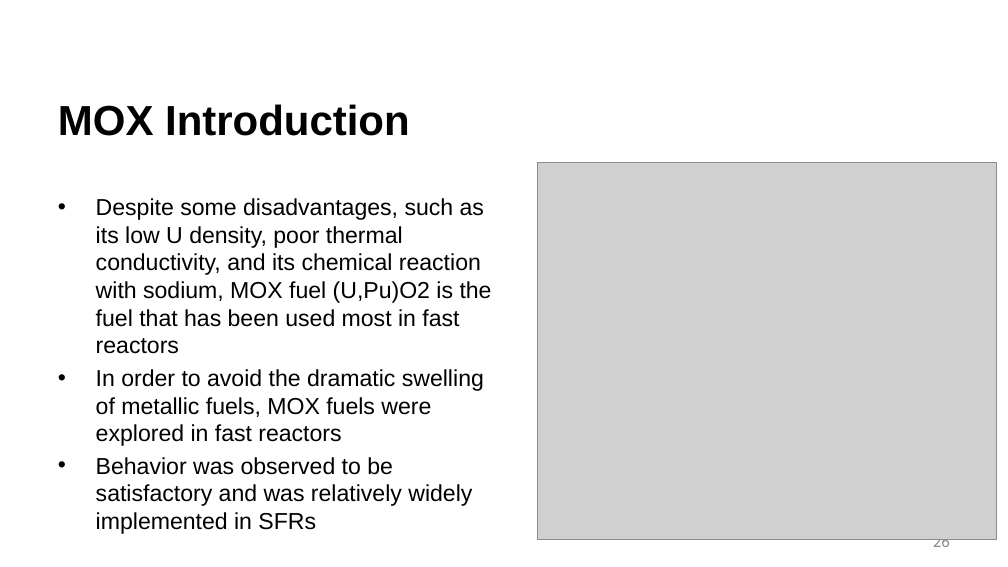
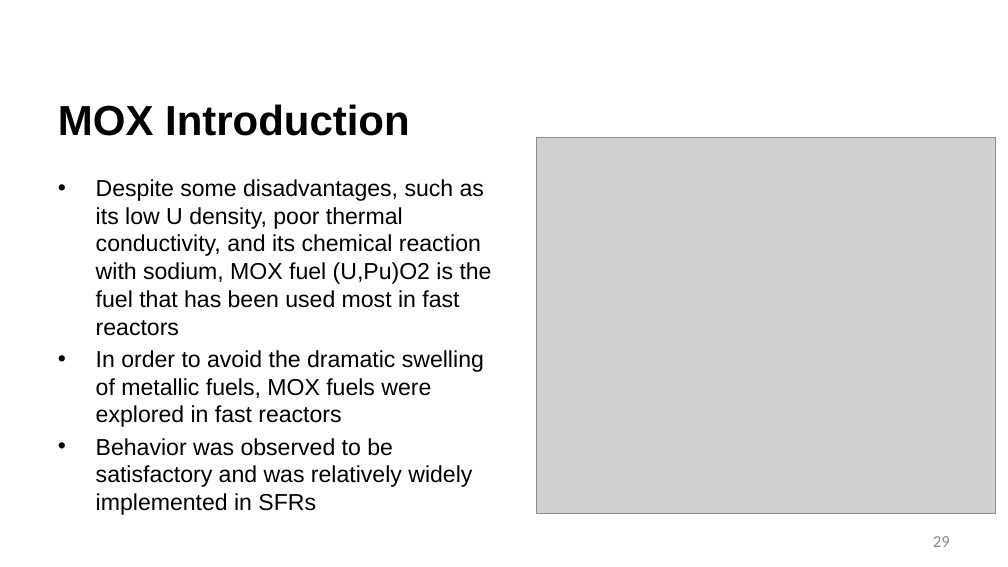
Before and after one commit to benbeeler/TEACHING, a slide deck: slide 29 of Advanced Reactor Materials/Fall2026/Lec11_SFRs.pptx (slide 26 before the commit). Drawn at 1008x567 pixels with LibreOffice and Linux fonts; fonts in the diff are those of the drawing; grey boxes stand for pictures; background and template pictures are left out. Boxes give left, top, right and bottom in pixels: in the first picture for what was removed or moved away, otherwise in the second. Text is boxed around its words. In the diff, an @@ line names an element or a change of style, - is before the commit and + after.

```diff
--- a/Advanced Reactor Materials/Fall2026/Lec11_SFRs.pptx
+++ b/Advanced Reactor Materials/Fall2026/Lec11_SFRs.pptx
@@ picture: place and size @@
-picture at <box>538,163,997,539</box>
+picture at <box>536,138,995,514</box>
@@ text "Despite some disadvantages, such as ..." rewrapped from <box>96,198,492,506</box> to <box>96,179,492,515</box> @@
@@ page number at <box>933,536,950,547</box>: text changed @@
-26
+29
```
Also in this commit, not shown: 9 other slides changed, 3 slides added, 12 other files.
